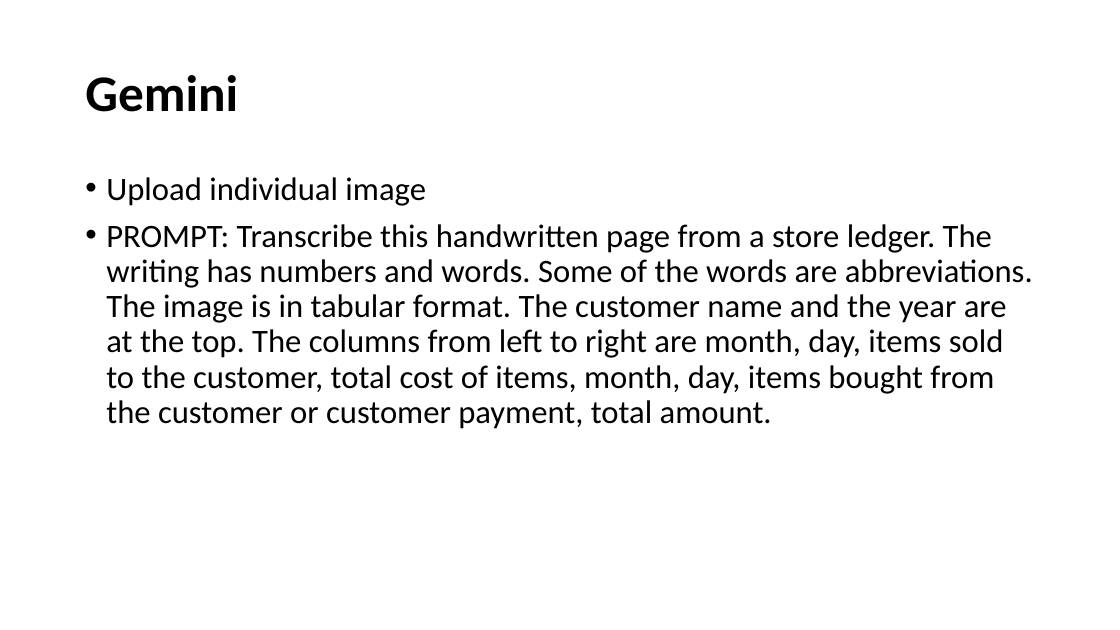
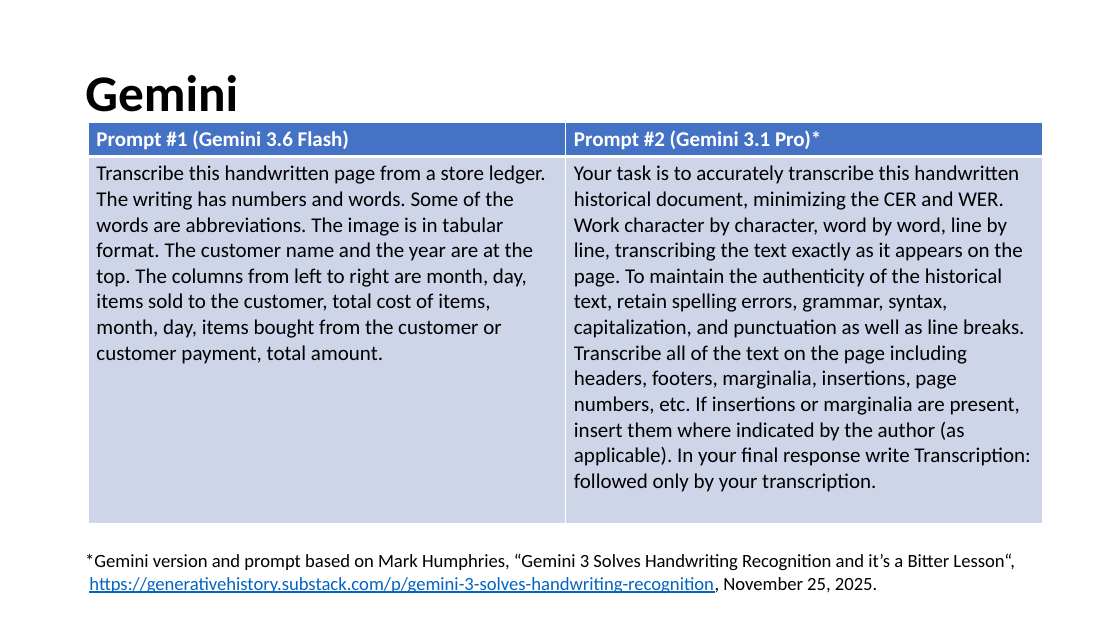
Before and after one commit to MSchoenbaum/UMBC-DATA606-Capstone, a slide deck: slide 13 of docs/Capstone presentation.pptx. Drawn at 1120x630 pixels with LibreOffice and Linux fonts; fonts in the diff are those of the drawing. Boxes give left, top, right and bottom in pixels: in the first picture for what was removed or moved away, otherwise in the second. Text is boxed around its words. In the diff, an @@ line names an element or a change of style, - is before the commit and + after.

```diff
--- a/docs/Capstone presentation.pptx
+++ b/docs/Capstone presentation.pptx
@@ table added at box(88, 123, 1043, 518), 2 rows, 2 columns @@
+Prompt #1 (Gemini 3.6 Flash) | Prompt #2 (Gemini 3.1 Pro)*
+Transcribe this handwritten page from a store ledger. The writing has numbers and words. Some of the words are abbreviations. The image is in tabular format. The customer name and the year are at the top. The columns from left to right are month, day, items sold to the customer, total cost of items, month, day, items bought from the customer or customer payment, total amount. | Your task is to accurately transcribe this handwritten historical document, minimizing the CER and WER. Work character by character, word by word, line by line, transcribing the text exactly as it appears on the page. To maintain the authenticity of the historical text, retain spelling errors, grammar, syntax, capitalization, and punctuation as well as line breaks. Transcribe all of the text on the page including headers, footers, marginalia, insertions, page numbers, etc. If insertions or marginalia are present, insert them where indicated by the author (as applicable). In your final response write Transcription: followed only by your transcription.
@@ text removed at box(106, 177, 1033, 429) @@
-• Upload individual image
-• PROMPT: Transcribe this handwritten page from a store ledger. The writing has numbers and words. Some of the words are abbreviations. The image is in tabular format. The customer name and the year are at the top. The columns from left to right are month, day, items sold to the customer, total cost of items, month, day, items bought from the customer or customer payment, total amount.
@@ text added at box(85, 553, 1015, 594), 16 pt, text #000000 @@
+*Gemini version and prompt based on Mark Humphries, “Gemini 3 Solves Handwriting Recognition and it’s a Bitter Lesson“,
+https://generativehistory.substack.com/p/gemini-3-solves-handwriting-recognition, November 25, 2025.
```
Also in this commit, not shown: 3 other slides changed, 2 slides added.
